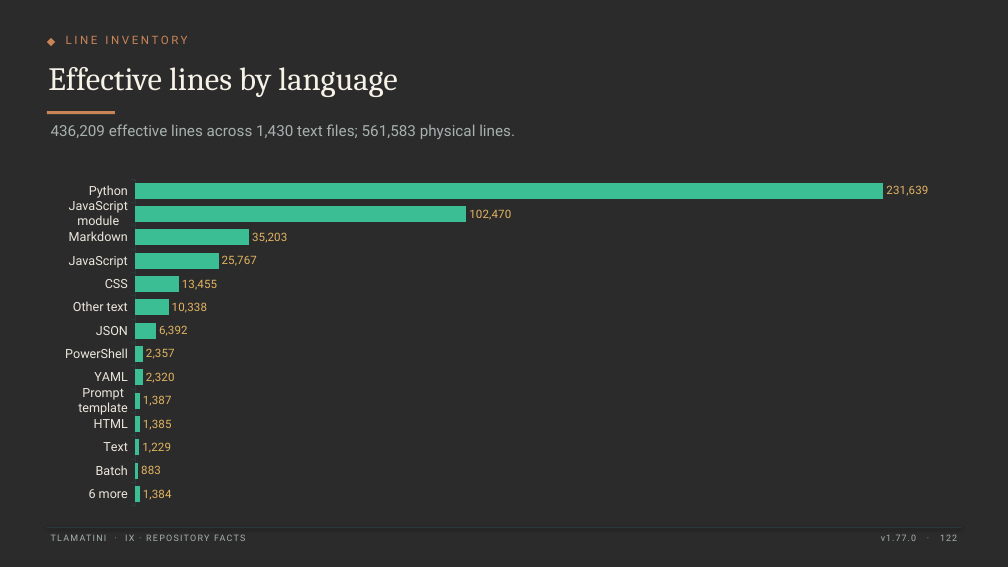
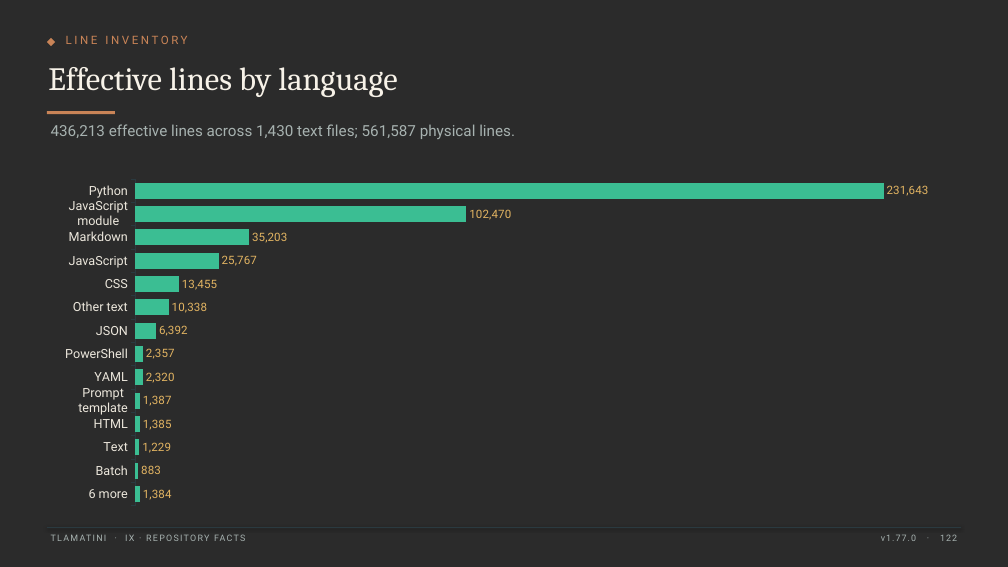
Before and after one commit to XAIHT/Tlamatini, a slide deck: slide 122 of Tlamatini_eXtended_Artificial_Intelligence_Humanly_Tempered.pptx. Drawn at 1008x567 pixels with LibreOffice and Linux fonts; fonts in the diff are those of the drawing; background and template pictures are left out; a plain dark background stands for a picture behind light text. Boxes give left, top, right and bottom in pixels: in the first picture for what was removed or moved away, otherwise in the second. Text is boxed around its words. In the diff, an @@ line names an element or a change of style, - is before the commit and + after.

```diff
--- a/Tlamatini_eXtended_Artificial_Intelligence_Humanly_Tempered.pptx
+++ b/Tlamatini_eXtended_Artificial_Intelligence_Humanly_Tempered.pptx
@@ text at (x1=51, y1=124, x2=515, y2=139): text changed @@
-436,209 effective lines across 1,430 text files; 561,583 physical lines.
+436,213 effective lines across 1,430 text files; 561,587 physical lines.
@@ bar chart at (x1=47, y1=172, x2=961, y2=513) @@
@@ Series 1, Python: 231639 to 231643 @@
```
Also in this commit, not shown: 27 other slides changed, 6 other files.
